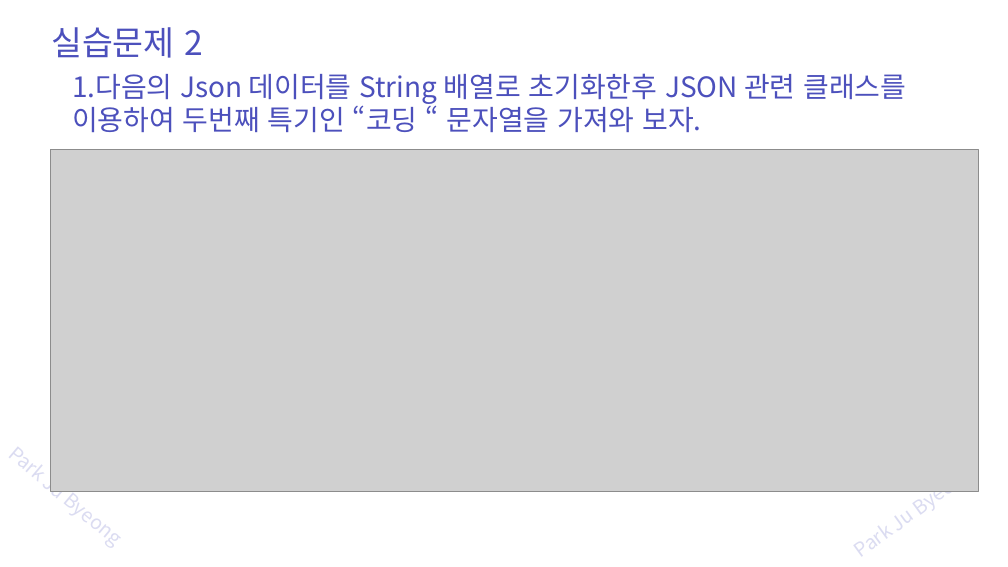
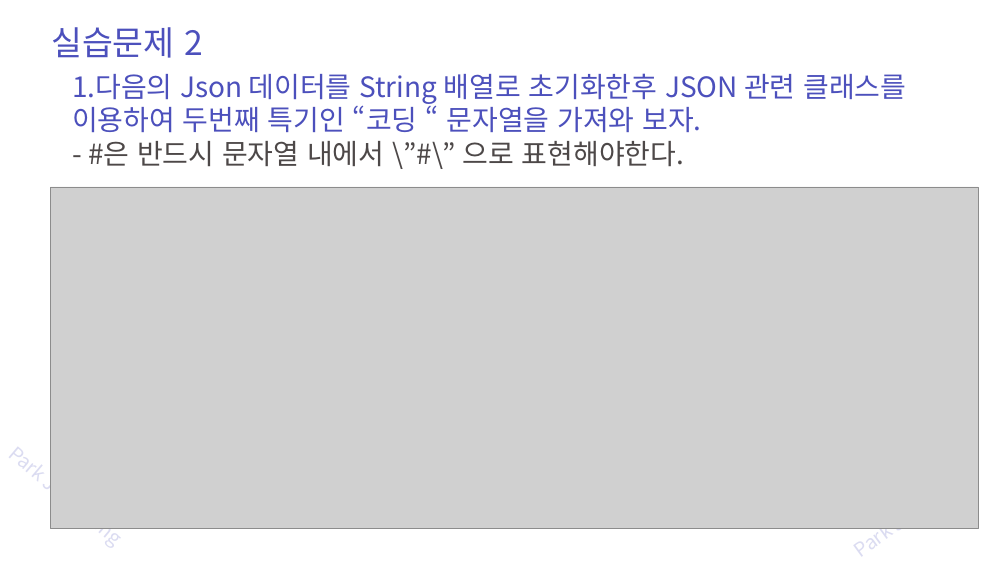
Before and after one commit to zest132/JavaLecture, a slide deck: slide 56 of JavaLecture/LectureFile/java 15강 입출력.pptx. Drawn at 1008x567 pixels with LibreOffice and Linux fonts; fonts in the diff are those of the drawing; grey boxes stand for pictures. Boxes give left, top, right and bottom in pixels: in the first picture for what was removed or moved away, otherwise in the second. Text is boxed around its words. In the diff, an @@ line names an element or a change of style, - is before the commit and + after.

```diff
--- a/JavaLecture/LectureFile/java 15강 입출력.pptx
+++ b/JavaLecture/LectureFile/java 15강 입출력.pptx
@@ text at bbox=[88, 141, 684, 166]: paragraph added @@
+- #은 반드시 문자열 내에서 \”#\” 으로 표현해야한다.
@@ picture: place and size @@
-picture at bbox=[51, 149, 978, 491]
+picture at bbox=[51, 187, 978, 529]
```
Also in this commit, not shown: 6 other slides changed, 2 slides added, 9 other files.
